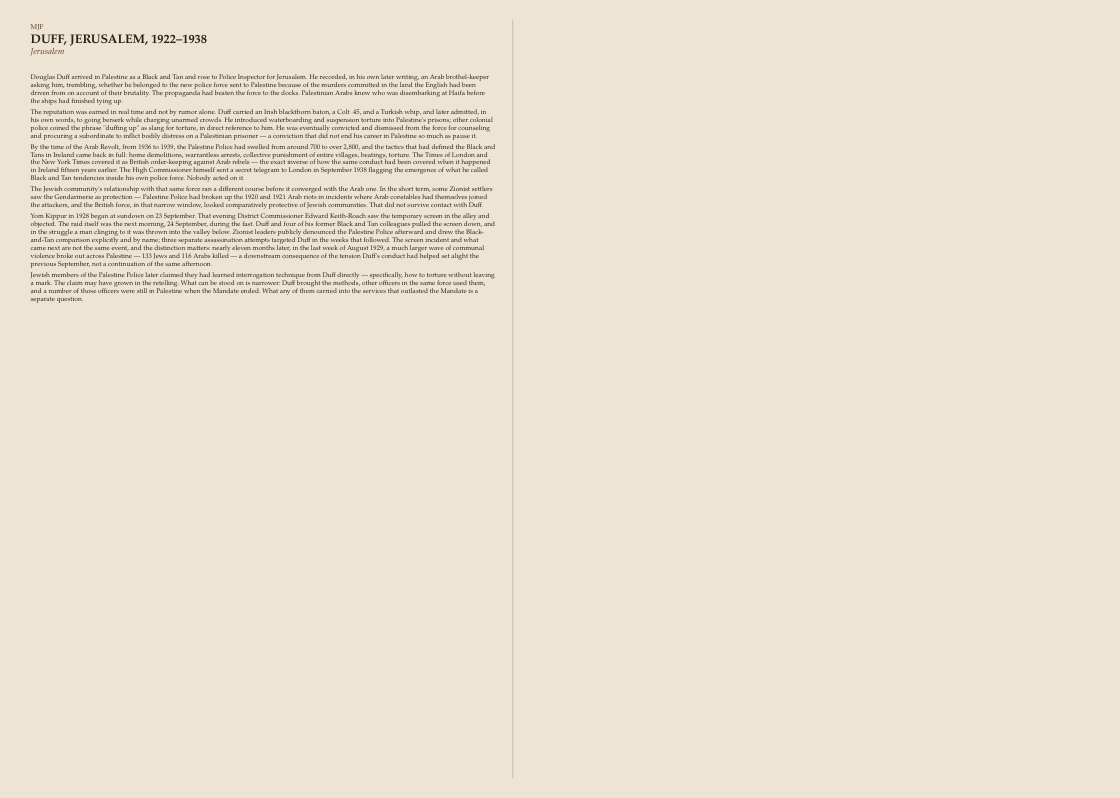
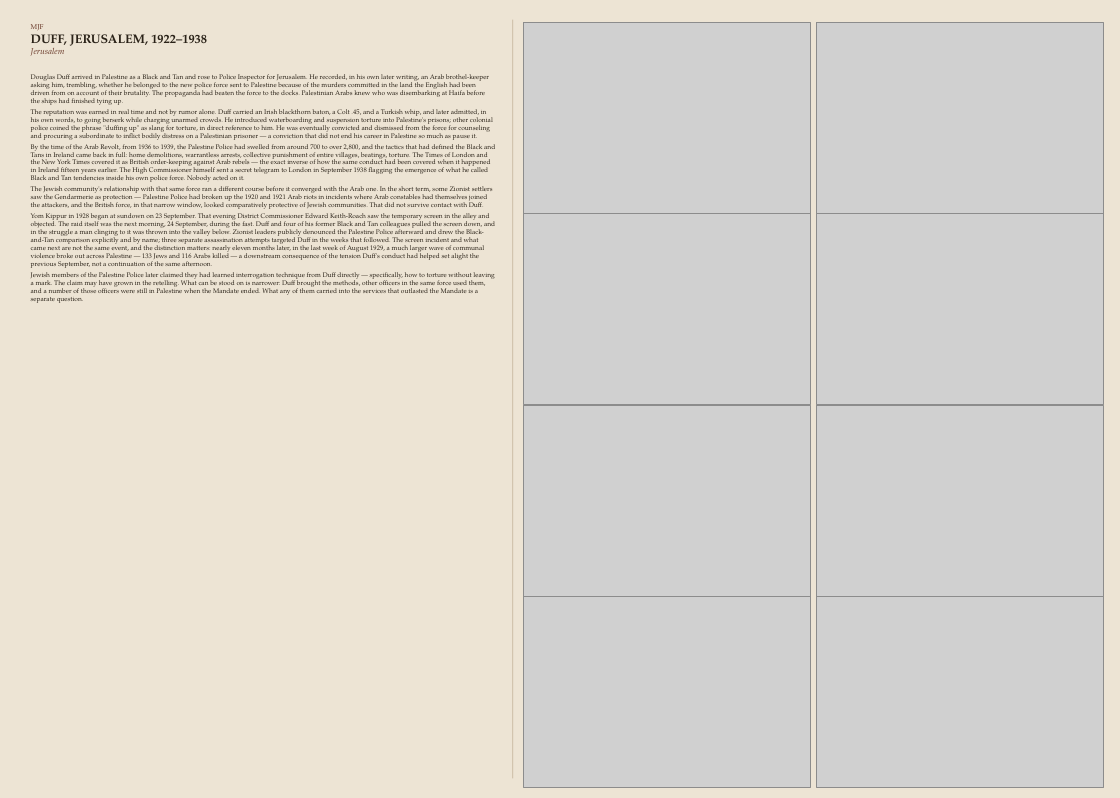
Before and after one commit to qv4rk/GrokBotPlayground, a slide deck: slide 1 of chapter-23/Duff_Jerusalem_1922-1938.pptx. Drawn at 1120x798 pixels with LibreOffice and Linux fonts; fonts in the diff are those of the drawing; grey boxes stand for pictures. Boxes give left, top, right and bottom in pixels: in the first picture for what was removed or moved away, otherwise in the second. Text is boxed around its words. In the diff, an @@ line names an element or a change of style, - is before the commit and + after.

Commit message:
A: chapter-23 panels and pptx (Actions).

```diff
--- a/chapter-23/Duff_Jerusalem_1922-1938.pptx
+++ b/chapter-23/Duff_Jerusalem_1922-1938.pptx
@@ picture added at (524,22,810,213) @@
@@ picture added at (817,22,1104,213) @@
@@ picture added at (524,214,810,405) @@
@@ picture added at (817,214,1104,405) @@
@@ picture added at (524,405,810,596) @@
@@ picture added at (817,405,1104,596) @@
@@ picture added at (524,596,810,787) @@
@@ picture added at (817,596,1104,787) @@
```
Also in this commit, not shown: 8 other files.
